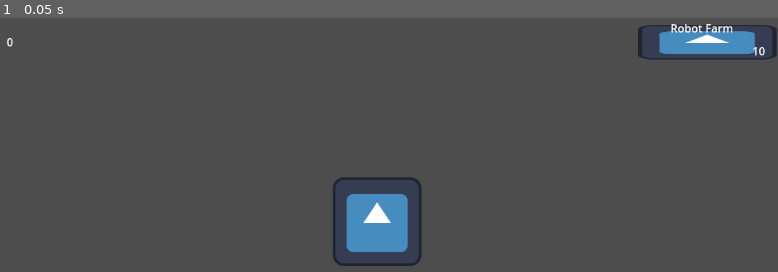
Above: before the commit, frame 1.
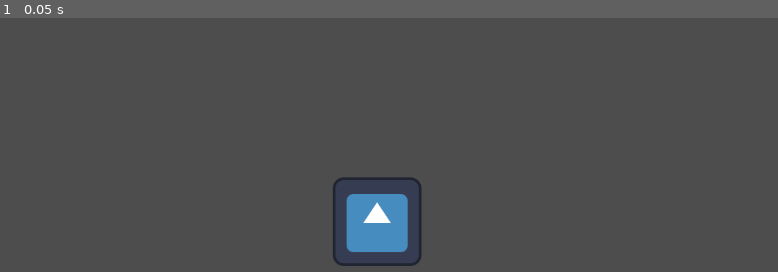
Above: after the commit, the same moment.

Repository: QTheGuy000/CookieClickerExample
Game: Godot game, scene res://test_level.tscn
The game is run twice, just before and just after one commit, with the same random seed, the same clock (stepped at 60 frames per second) and the same inputs. The engine's default icon, where the game draws it, is replaced by a stand-in: a white triangle on a blue panel in a dark square.
Inputs:
- Up to frame 1 (0.05 s): no input

The runs differ from the first frame. In frame 1, 1.6% of the frame differs, in the area x 0-100%, y 2-17%.

Commit message:
removed farms and achievments

Diff:
--- a/game_manager.gd
+++ b/game_manager.gd
@@ -6,40 +6,10 @@
 
 var cookie_bank: float = 0
 
-var robot_farm_value: float = 10
-var robot_farm_level: float = 0
-var achievements: Dictionary = {
-	"fiftymillion" : false,
-	"100farms" : false
-}
+#farm update score
 
-#farm update score
-func _process(delta):
-	cookie_bank += (robot_farm_value * robot_farm_level / 60) * delta
-	emit_signal("update_cookie")
-	if cookie_bank >= 50000000:
-		achievements["fiftymillion"] = true
-		update_achievements()
 
 
 func clicked_cookie(cookie_count):
 	cookie_bank += cookie_count
 	emit_signal("update_cookie")
-
-#farm
-func bought_farm(farm, farm_price):
-	if farm.name == "RobotFarm":
-		robot_farm_level += 1
-		cookie_bank -= farm_price
-		robot_farm_value *= robot_farm_level
-		if robot_farm_level >= 100:
-			achievements["100farms"] = true
-			update_achievements()
-
-# achievements
-func update_achievements():
-	var count: int = 0
-	for key in achievements.keys():
-		if achievements[key] == true:
-			count += 1
-	emit_signal("add_achievements", count)
--- a/project.godot
+++ b/project.godot
@@ -12,7 +12,7 @@
 
 config/name="CookieClickerExample"
 run/main_scene="res://test_level.tscn"
-config/features=PackedStringArray("4.2", "Mobile")
+config/features=PackedStringArray("4.3", "Mobile")
 config/icon="res://icon.svg"
 
 [autoload]
--- a/robot_farm.gd
+++ /dev/null
@@ -1,17 +0,0 @@
-extends TextureButton
-
-var farm_price: float = 10
-@export var farm_price_label: Label
-@export var farm_value_label: Label
-
-func _ready():
-	farm_price_label.text = str(farm_price)
-
-
-
-func _on_pressed():
-	if GameManager.cookie_bank >= farm_price:
-		GameManager.bought_farm(self, farm_price)
-		farm_price *= 1.1
-		farm_price_label.text = str(farm_price)
-		farm_value_label.text = str(GameManager.robot_farm_value)
--- a/robot_farm.tscn
+++ /dev/null
@@ -1,45 +0,0 @@
-[gd_scene load_steps=3 format=3 uid="uid://pldijgkrjf8w"]
-
-[ext_resource type="Texture2D" uid="uid://dbp1vp0ax20mu" path="res://icon.svg" id="1_y5r5g"]
-[ext_resource type="Script" path="res://robot_farm.gd" id="2_fqf38"]
-
-[node name="RobotFarm" type="TextureButton" node_paths=PackedStringArray("farm_price_label", "farm_value_label")]
-anchors_preset = 1
-anchor_left = 1.0
-anchor_right = 1.0
-offset_left = -200.0
-offset_bottom = 50.0
-grow_horizontal = 0
-size_flags_horizontal = 4
-size_flags_vertical = 4
-texture_normal = ExtResource("1_y5r5g")
-ignore_texture_size = true
-stretch_mode = 0
-script = ExtResource("2_fqf38")
-farm_price_label = NodePath("FarmPrice")
-farm_value_label = NodePath("FarmValue")
-
-[node name="FarmName" type="Label" parent="."]
-layout_mode = 0
-offset_left = 47.0
-offset_top = -7.0
-offset_right = 138.0
-offset_bottom = 16.0
-text = "Robot Farm
-"
-
-[node name="FarmPrice" type="Label" parent="."]
-layout_mode = 0
-offset_left = 165.0
-offset_top = 26.0
-offset_right = 205.0
-offset_bottom = 49.0
-
-[node name="FarmValue" type="Label" parent="."]
-layout_mode = 0
-offset_left = 4.0
-offset_top = 26.0
-offset_right = 44.0
-offset_bottom = 49.0
-
-[connection signal="pressed" from="." to="." method="_on_pressed"]
--- a/test_level.tscn
+++ b/test_level.tscn
@@ -1,10 +1,8 @@
-[gd_scene load_steps=6 format=3 uid="uid://c0wnxqojsc8ip"]
+[gd_scene load_steps=4 format=3 uid="uid://c0wnxqojsc8ip"]
 
 [ext_resource type="Texture2D" uid="uid://dbp1vp0ax20mu" path="res://icon.svg" id="1_n1crl"]
 [ext_resource type="Script" path="res://cookie.gd" id="2_0mmjn"]
 [ext_resource type="Script" path="res://cookie_label.gd" id="3_j30oa"]
-[ext_resource type="PackedScene" uid="uid://pldijgkrjf8w" path="res://robot_farm.tscn" id="4_2imm8"]
-[ext_resource type="Script" path="res://achievements.gd" id="5_6se03"]
 
 [node name="TestLevel" type="Node2D"]
 
@@ -45,21 +43,6 @@
 offset_bottom = 75.0
 script = ExtResource("3_j30oa")
 
-[node name="RobotFarm" parent="Control" instance=ExtResource("4_2imm8")]
-layout_mode = 1
-offset_left = 910.0
-offset_top = 10.0
-offset_right = 1110.0
-offset_bottom = 60.0
-
-[node name="Achievements" type="Label" parent="Control"]
-layout_mode = 0
-offset_left = 27.0
-offset_top = 590.0
-offset_right = 122.0
-offset_bottom = 626.0
-script = ExtResource("5_6se03")
-
 [connection signal="button_down" from="Control/Cookie" to="Control/Cookie" method="_on_button_down"]
 [connection signal="button_up" from="Control/Cookie" to="Control/Cookie" method="_on_button_up"]
 [connection signal="pressed" from="Control/Cookie" to="Control/Cookie" method="_on_pressed"]
